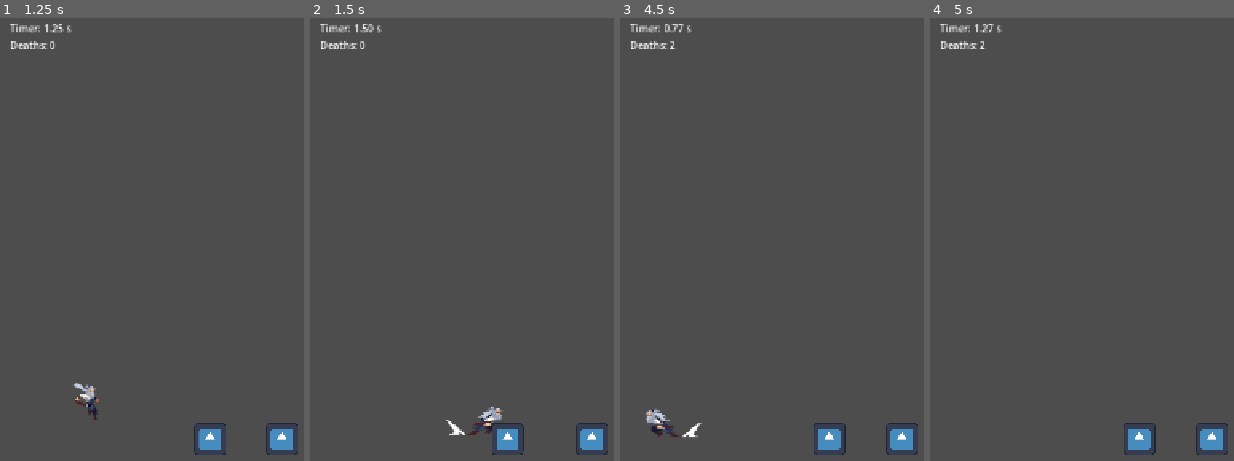
Above: before the commit, frames 1-4 (left to right).
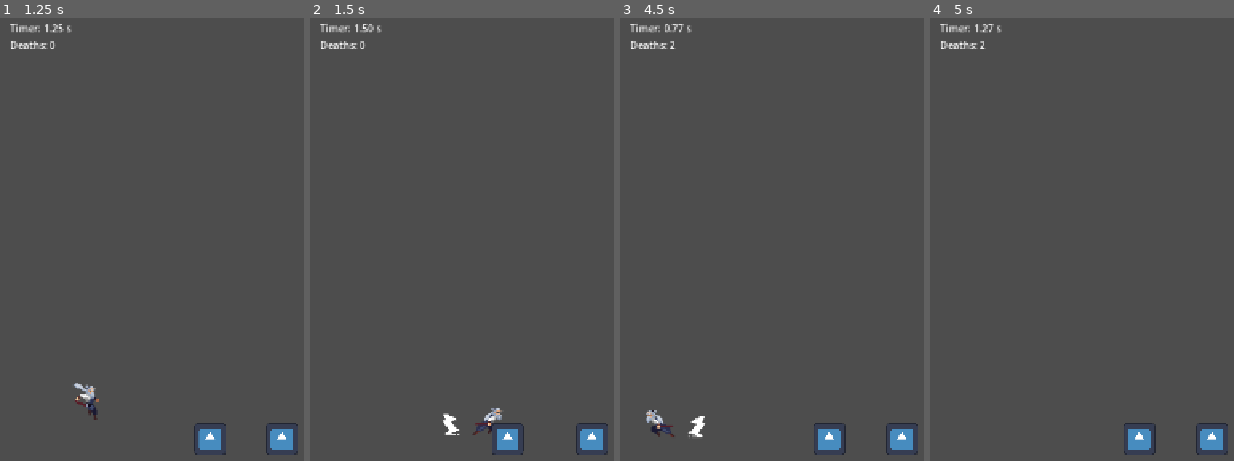
Above: after the commit, the same moments.

Repository: Maxington20/celeste-clone
Game: Godot game, scene res://scenes/levels/level_01.tscn
Same seed, same stepped clock (60 frames per second), same inputs: the game is played once before the commit and once after it. The project has no main scene, so this scene is started directly. The engine's default icon, where the game draws it, is replaced by a stand-in: a white triangle on a blue panel in a dark square.
Inputs:
- Up to frame 1 (1.25 s): hold D (move_right) from 0.53 s (still down); tap Shift (dash) at 0.6 s; tap Space (jump) at 0.77 s
- Up to frame 2 (1.5 s): keep holding D (move_right); tap Shift (dash) at 1.35 s
- Up to frame 3 (4.5 s): tap Space (jump) at 1.52, 3.02, 3.77 s; release D (move_right) at 2.03 s; hold A (move_left) 2.03-2.78 s; tap Shift (dash) every 0.75 s from 2.1 to 4.35 s; hold D (move_right) 2.78-4.28 s; hold A (move_left) from 4.28 s (still down)
- Up to frame 4 (5 s): keep holding A (move_left); tap Space (jump) at 4.52 s

Frame 1 is identical in both runs. In frame 2, 0.3% of the frame differs, in the area x 43-62%, y 87-95%; in frame 3, 0.3%, in the area x 9-28%, y 88-95%; in frame 4, nothing differs.

Commit message:
trying to figure out dashing.

Diff:
--- a/scenes/player/player.gd
+++ b/scenes/player/player.gd
@@ -19,11 +19,11 @@
 const TURN_ACCELERATION := 2000.0
 const DASH_SPEED := 1000.0
 const WALL_COYOTE_TIME := 0.1
-const DASH_DURATION := 0.25
+const DASH_DURATION := 0.5
 
 # Visual adjustment for wall animations.
-# This is applied relative to the AnimatedSprite2D position
-# that is already configured in the editor.
+# Applied relative to the AnimatedSprite2D position
+# configured in the editor.
 const WALL_SPRITE_OFFSET := Vector2(10, 10)
 
 var coyote_timer := 0.0
@@ -191,7 +191,7 @@
 
 		animated_sprite.flip_h = !wall_is_left
 
-		# Move the artwork TOWARD the wall.
+		# Move the artwork toward the wall.
 		if wall_is_left:
 			animated_sprite.position = sprite_base_position + Vector2(
 				-WALL_SPRITE_OFFSET.x,
--- a/scenes/player/player.tscn
+++ b/scenes/player/player.tscn
@@ -347,7 +347,7 @@
 }],
 "loop": 1,
 "name": &"dash",
-"speed": 10.0
+"speed": 16.0
 }, {
 "frames": [{
 "duration": 1.0,
@@ -620,8 +620,8 @@
 [node name="AnimatedSprite2D" type="AnimatedSprite2D" parent="." unique_id=71310545]
 position = Vector2(0, -18)
 sprite_frames = SubResource("SpriteFrames_jvmx5")
-animation = &"wall_slide"
-frame_progress = 0.8818017
+animation = &"dash"
+frame_progress = 0.42900854
 
 [node name="CollisionShape2D" type="CollisionShape2D" parent="." unique_id=1774396868]
 shape = SubResource("RectangleShape2D_jvmx5")
